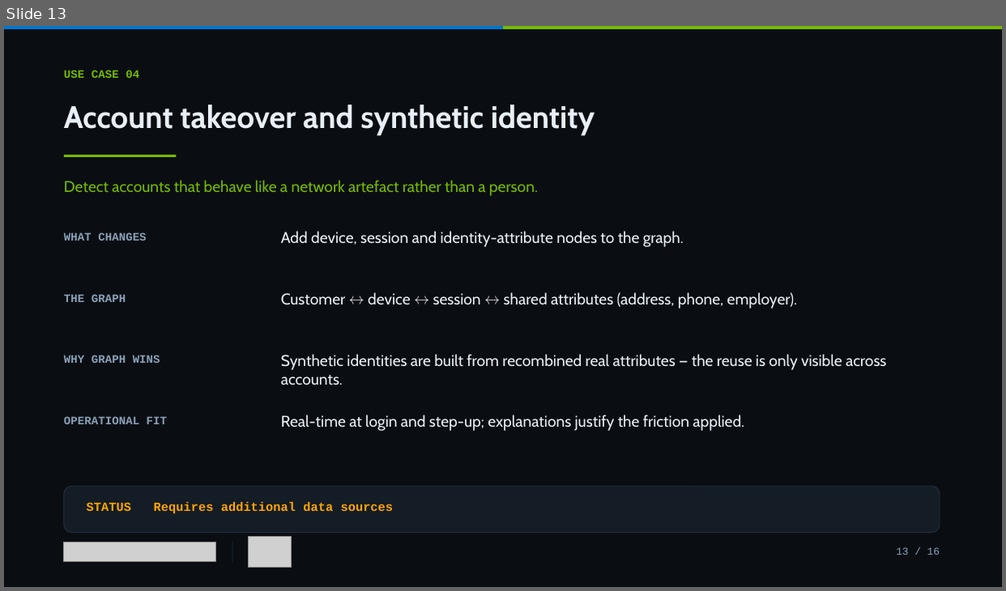
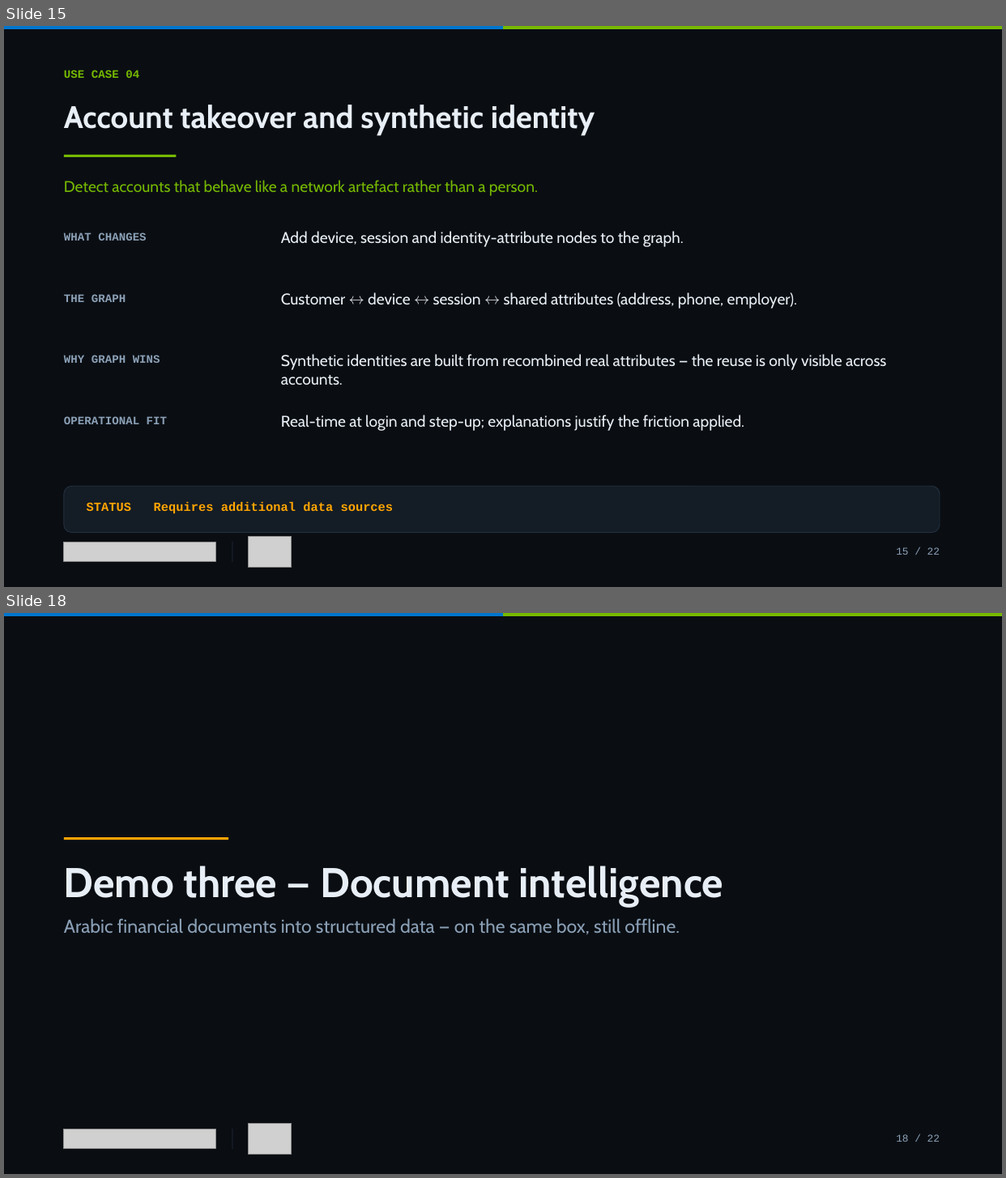
Before and after one commit to tamereissa77/Dell-Money2020, a slide deck: financial-fraud-detection/deck/Financial-Fraud-Detection-GB10.pptx. Shown one above the other, each under a label of ours: slide 13 before the commit, slides 15 and 18 after it; the slides between them are not shown. The pictures are 1006x591 and 1006x1178 pixels, drawn with LibreOffice and Linux fonts; fonts in the diff are those of the drawing; grey boxes stand for pictures. Boxes give left, top, right and bottom in pixels: in the first picture for what was removed or moved away, otherwise in the second. Text is boxed around its words. In the diff, an @@ line names an element or a change of style, - is before the commit and + after.

```diff
--- a/financial-fraud-detection/deck/Financial-Fraud-Detection-GB10.pptx
+++ b/financial-fraud-detection/deck/Financial-Fraud-Detection-GB10.pptx
@@ slide 18 added at bbox=[4, 613, 1002, 1174], background #FFFFFF @@
@@ rectangle added at bbox=[4, 613, 1002, 1174], fill #0A0E13 @@
@@ rectangle added at bbox=[4, 613, 503, 616], fill #0076CE @@
@@ rectangle added at bbox=[503, 613, 1002, 616], fill #76B900 @@
@@ rectangle added at bbox=[64, 837, 228, 840], fill #FFA502 @@
@@ text added at bbox=[64, 866, 723, 935], 18 pt, text #8BA0B6 @@
+Demo three — Document intelligence
+Arabic financial documents into structured data — on the same box, still offline.
@@ picture added at bbox=[64, 1130, 216, 1149] @@
@@ rectangle added at bbox=[232, 1129, 233, 1149], fill #22303F @@
@@ picture added at bbox=[249, 1123, 292, 1155] @@
@@ text added at bbox=[896, 1135, 940, 1142], 10 pt, text #8BA0B6 @@
+18 / 22
@@ what was slide 13 is now slide 15 @@
@@ slide 15 changed as well @@
@@ text at bbox=[896, 548, 940, 555]: text changed @@
-13 / 16
+15 / 22
```
Also in this commit, not shown: 14 other slides changed, 5 other slides added, 15 other files.
